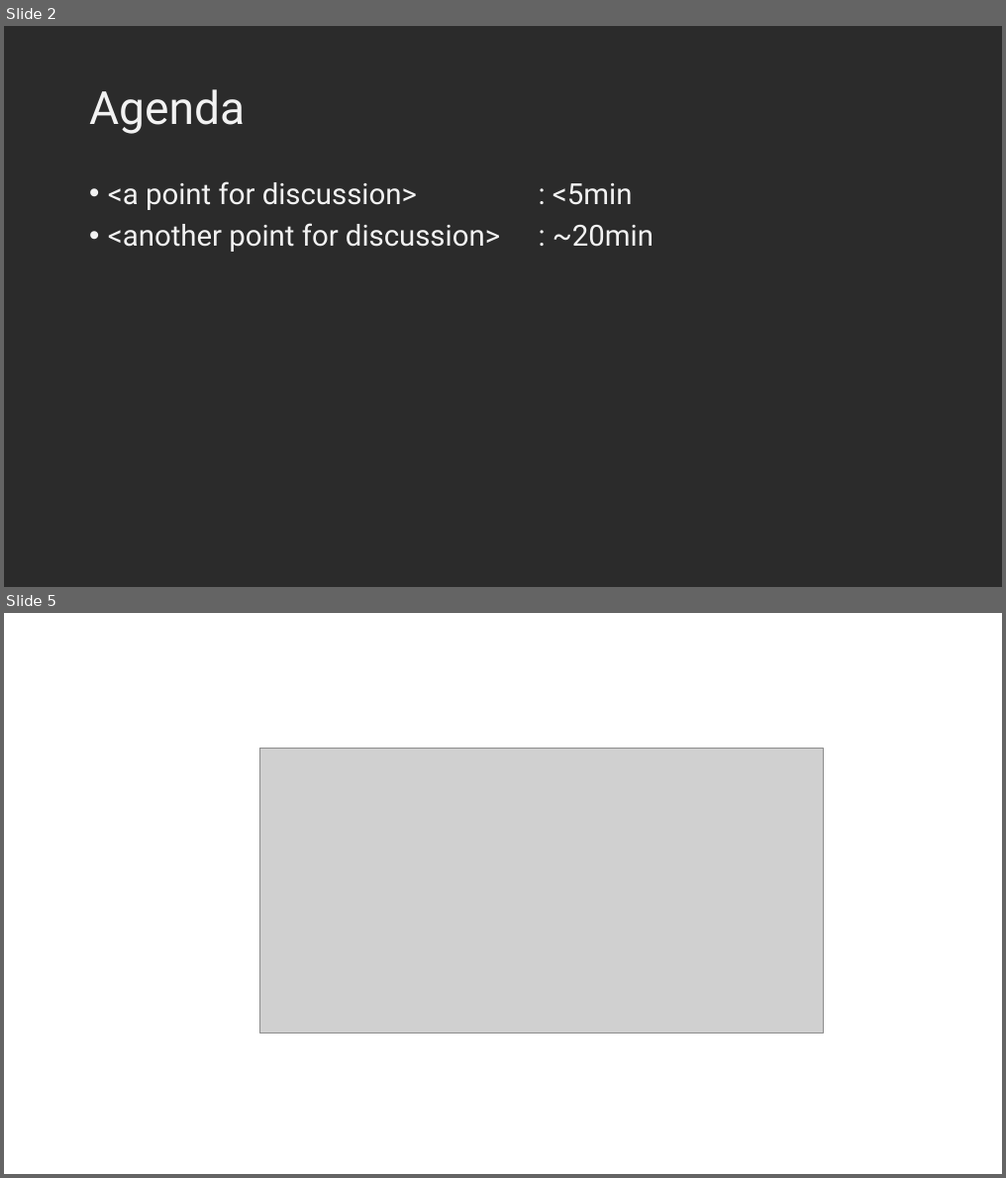
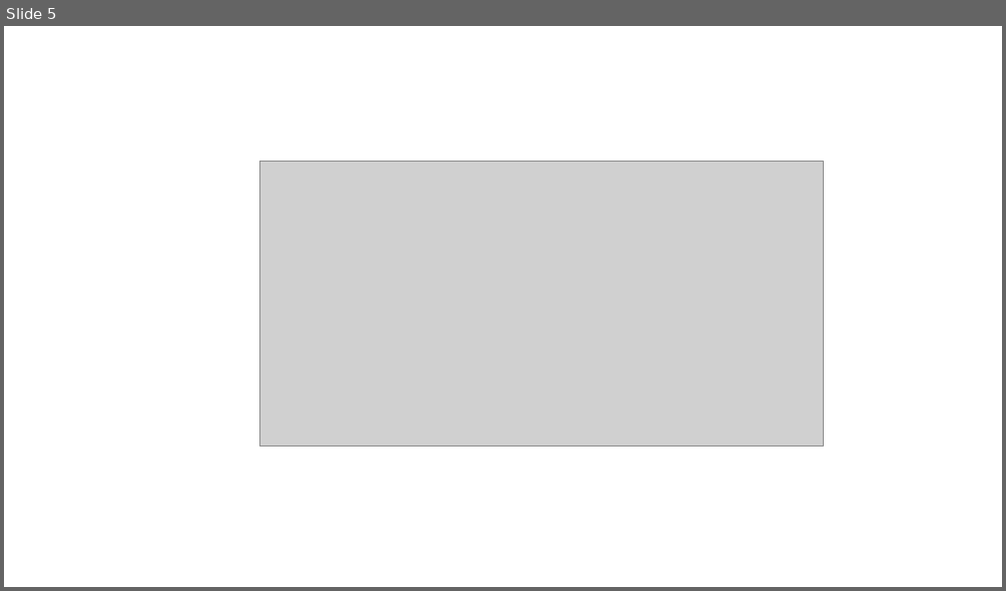
Before and after one commit to KiraSensei13/MNT_ITESM_courses, a slide deck: 2.2.ThermodynamicsOfMaterials/classActivity02/classActivity02.pptx. Shown one above the other, each under a label of ours: slides 2 and 5 before the commit, slide 5 after it; the slides between them are not shown. The pictures are 1006x1178 and 1006x591 pixels, drawn with LibreOffice and Linux fonts; fonts in the diff are those of the drawing; grey boxes stand for pictures; background and template pictures are left out; a plain dark background stands for a picture behind light text. Boxes give left, top, right and bottom in pixels: in the first picture for what was removed or moved away, otherwise in the second. Text is boxed around its words. In the diff, an @@ line names an element or a change of style, - is before the commit and + after.

```diff
--- a/2.2.ThermodynamicsOfMaterials/classActivity02/classActivity02.pptx
+++ b/2.2.ThermodynamicsOfMaterials/classActivity02/classActivity02.pptx
@@ slide 2 removed at <box>4,26,1002,587</box>, background picture (left out) @@
@@ title removed at <box>89,89,245,134</box> @@
-Agenda
@@ text removed at <box>108,181,653,252</box> @@
-• <a point for discussion> : <5min
-• <another point for discussion> : ~20min
```
Also in this commit, not shown: 1 slide changed, 3 slides added, 1 other slide removed, 4 other files.
